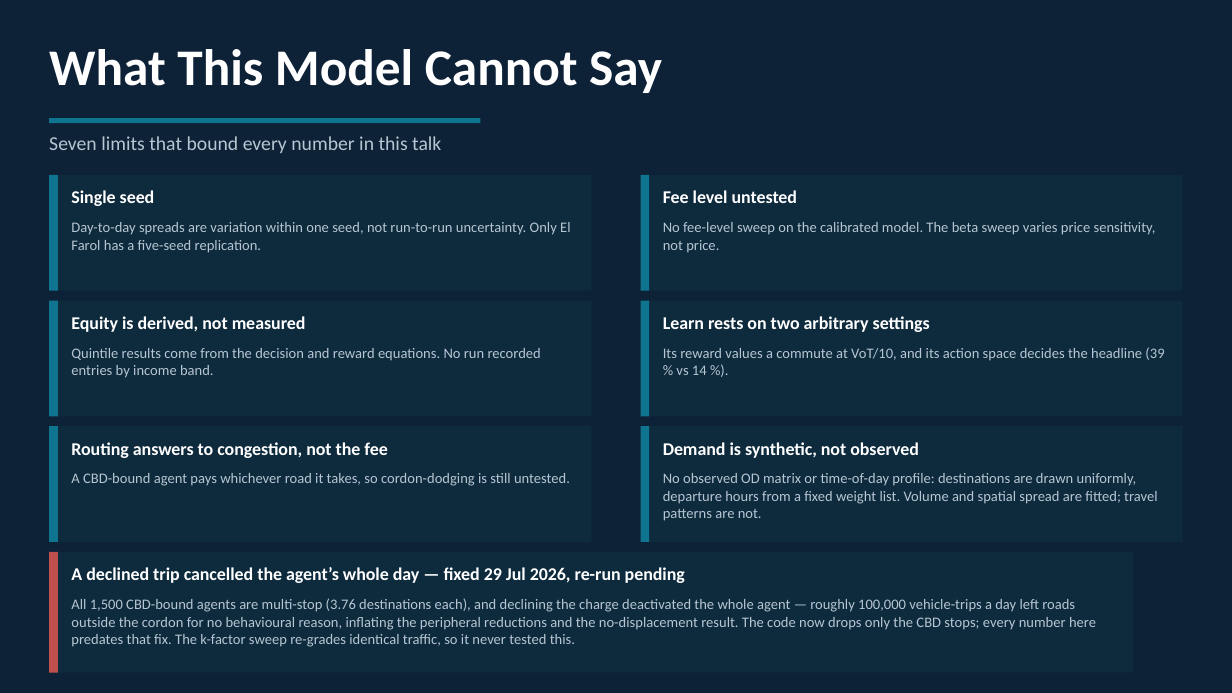
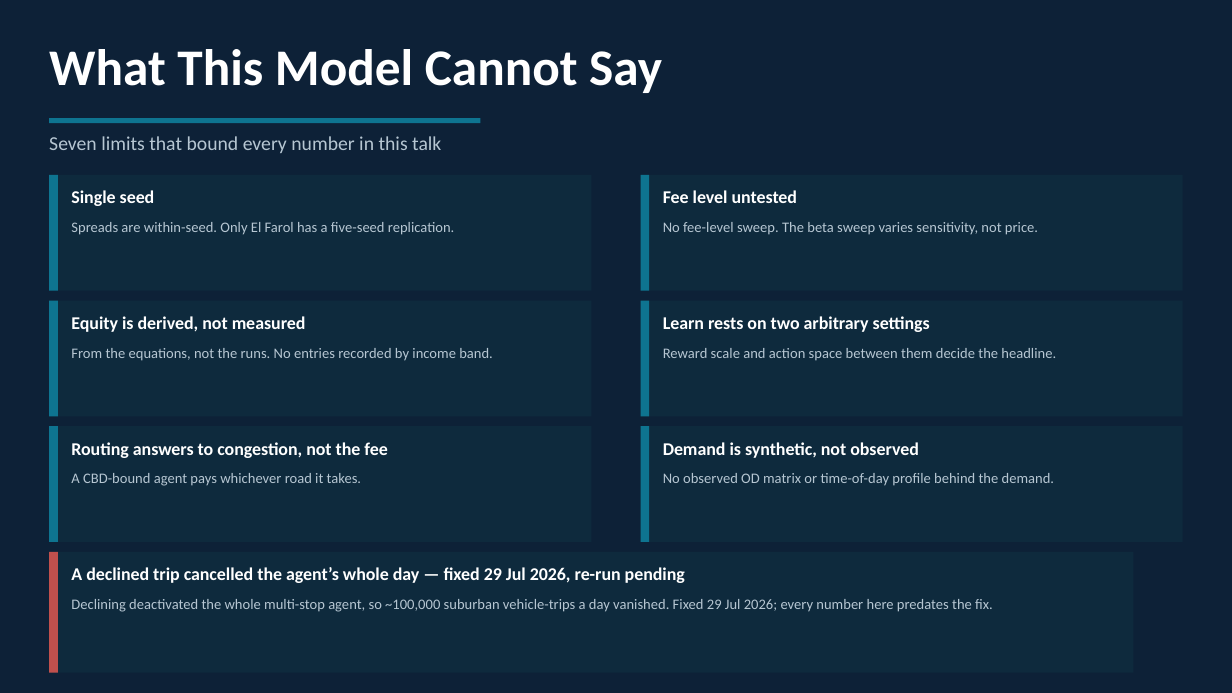
Before and after one commit to dataandcrowd/SSC2026, a slide deck: slide 18 of presentation/SSC2026_presentation.pptx (slide 15 before the commit). Drawn at 1232x693 pixels with LibreOffice and Linux fonts; fonts in the diff are those of the drawing. Boxes give left, top, right and bottom in pixels: in the first picture for what was removed or moved away, otherwise in the second. Text is boxed around its words. In the diff, an @@ line names an element or a change of style, - is before the commit and + after.

```diff
--- a/presentation/SSC2026_presentation.pptx
+++ b/presentation/SSC2026_presentation.pptx
@@ text at [71, 222, 454, 235]: text changed @@
-Day-to-day spreads are variation within one seed, not run-to-run uncertainty. Only El Farol has a five-seed replication.
+Spreads are within-seed. Only El Farol has a five-seed replication.
@@ text at [663, 222, 1038, 235]: text changed @@
-No fee-level sweep on the calibrated model. The beta sweep varies price sensitivity, not price.
+No fee-level sweep. The beta sweep varies sensitivity, not price.
@@ text at [71, 348, 493, 361]: text changed @@
-Quintile results come from the decision and reward equations. No run recorded entries by income band.
+From the equations, not the runs. No entries recorded by income band.
@@ text at [663, 348, 1056, 361]: text changed @@
-Its reward values a commute at VoT/10, and its action space decides the headline (39 % vs 14 %).
+Reward scale and action space between them decide the headline.
@@ text at [71, 473, 361, 486]: text changed @@
-A CBD-bound agent pays whichever road it takes, so cordon-dodging is still untested.
+A CBD-bound agent pays whichever road it takes.
@@ text at [663, 473, 1054, 486]: text changed @@
-No observed OD matrix or time-of-day profile: destinations are drawn uniformly, departure hours from a fixed weight list. Volume and spatial spread are fitted; travel patterns are not.
+No observed OD matrix or time-of-day profile behind the demand.
@@ text at [71, 599, 993, 612]: text changed @@
-All 1,500 CBD-bound agents are multi-stop (3.76 destinations each), and declining the charge deactivated the whole agent — roughly 100,000 vehicle-trips a day left roads outside the cordon for no behavioural reason, inflating the peripheral reductions and the no-displacement result. The code now drops only the CBD stops; every number here predates that fix. The k-factor sweep re-grades identical traffic, so it never tested this.
+Declining deactivated the whole multi-stop agent, so ~100,000 suburban vehicle-trips a day vanished. Fixed 29 Jul 2026; every number here predates the fix.
```
Also in this commit, not shown: 1 other slide changed, 3 slides added, 15 other files.
